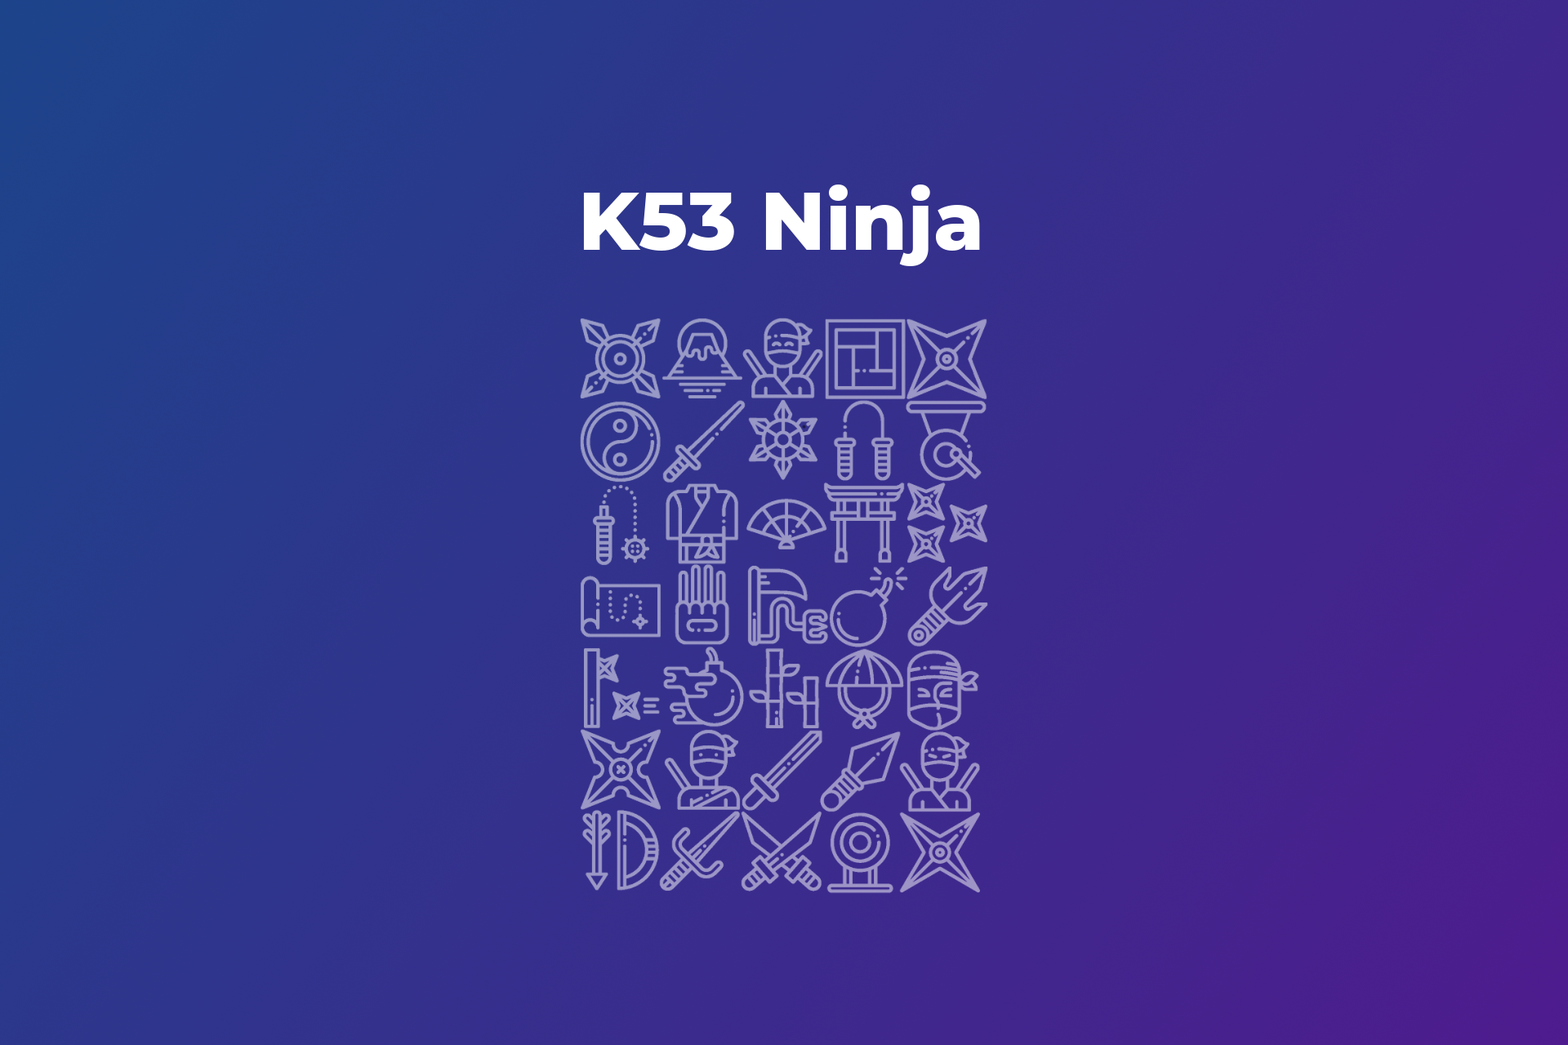
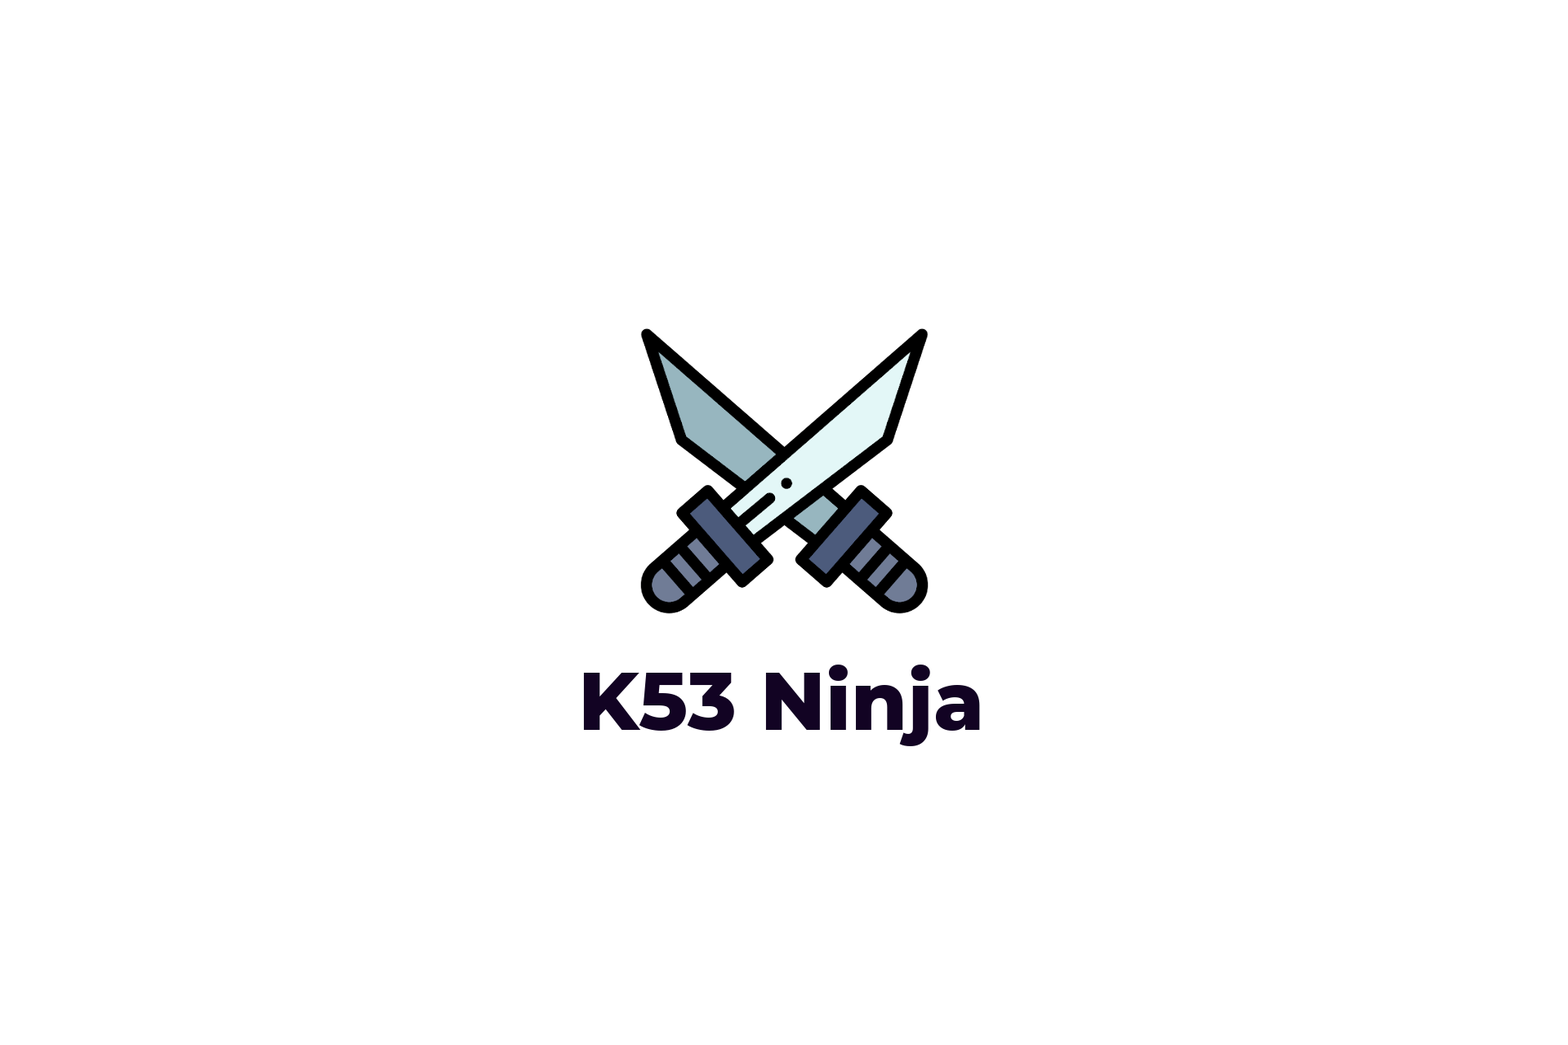
Two versions of the same layered image (1568 x 1045). Layer-by-layer changes:
painted on "K53 Ninja" over (x1=583, y1=184, x2=980, y2=747)
removed layer "IconCollection.png" (was 50%) over (x1=579, y1=317, x2=989, y2=895)
removed layer "1 #1" over (x1=0, y1=0, x2=1568, y2=1045)
added layer "018-katana-1.svg" above "1" over (x1=640, y1=328, x2=929, y2=615)
added layer "1" over (x1=0, y1=0, x2=1568, y2=1045)